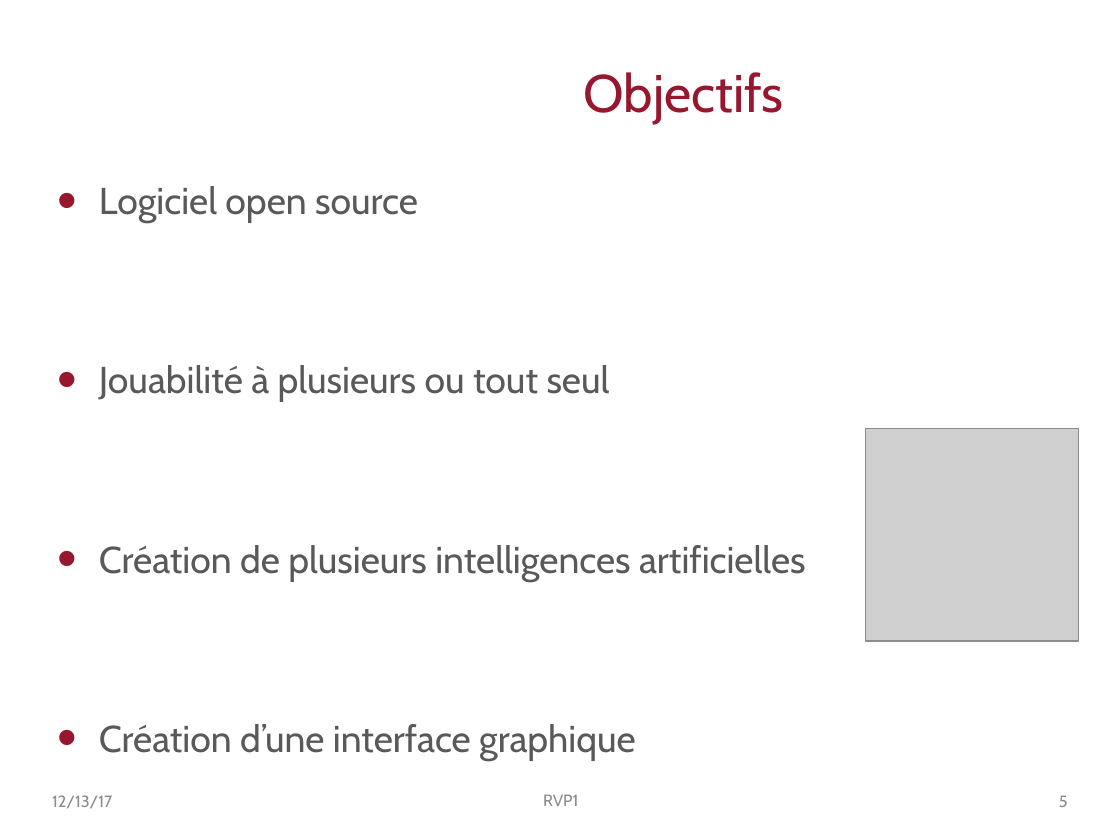
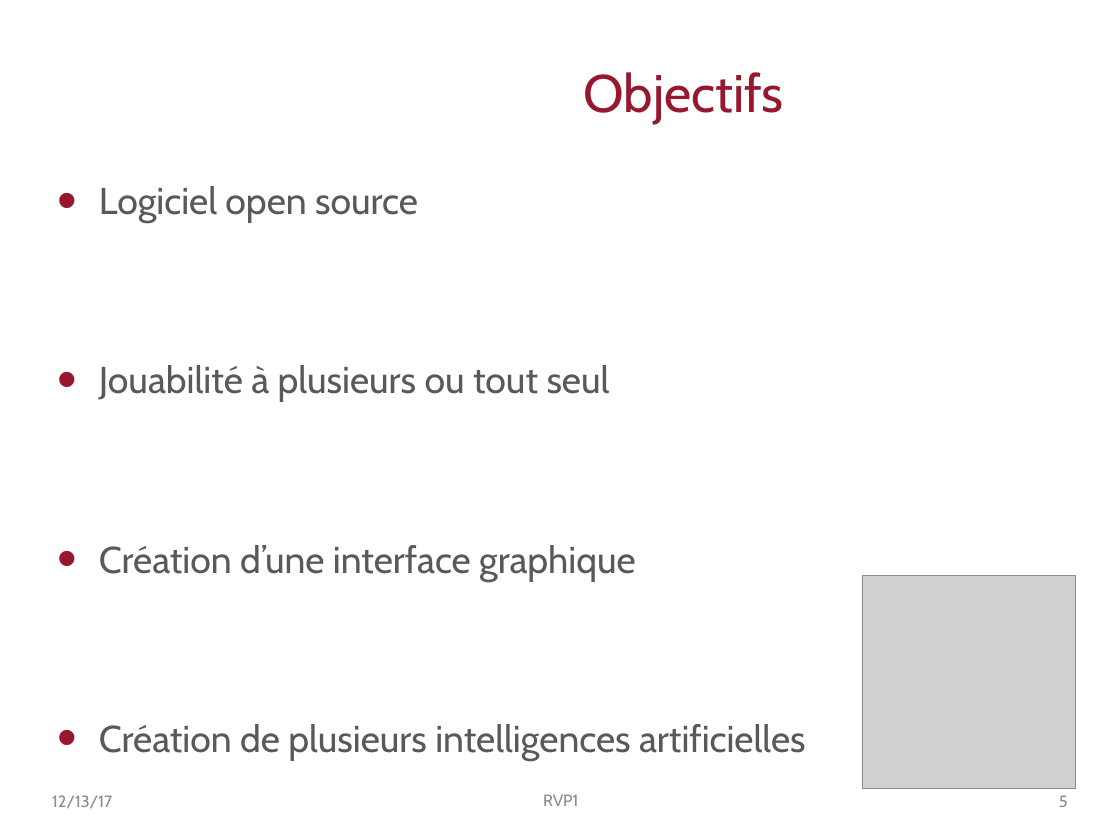
Before and after one commit to PingouinsECL/documents, a slide deck: slide 5 of RVP1.pptx. Drawn at 1120x840 pixels with LibreOffice and Linux fonts; fonts in the diff are those of the drawing; grey boxes stand for pictures; background and template pictures are left out. Boxes give left, top, right and bottom in pixels: in the first picture for what was removed or moved away, otherwise in the second. Text is boxed around its words. In the diff, an @@ line names an element or a change of style, - is before the commit and + after.

```diff
--- a/RVP1.pptx
+++ b/RVP1.pptx
@@ text at (99,545,636,581): paragraph added @@
+• Création d’une interface graphique
@@ picture: place and size @@
-picture at (866,428,1079,641)
+picture at (862,576,1075,788)
@@ text at (99,724,636,760): paragraph removed @@
-• Création d’une interface graphique
```
Also in this commit, not shown: 4 other slides changed.
